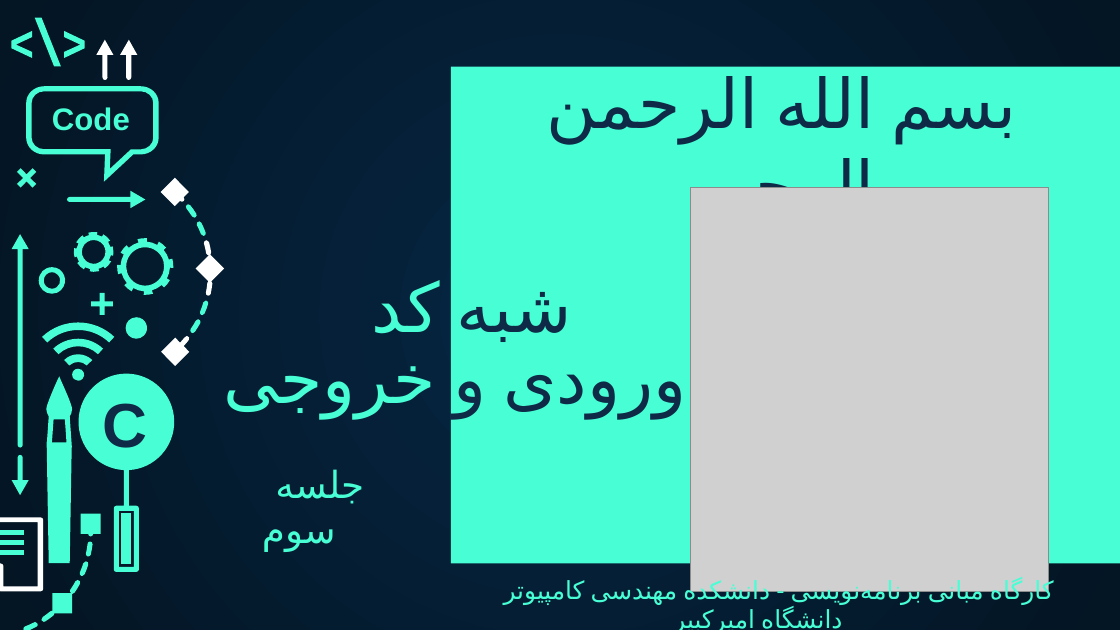
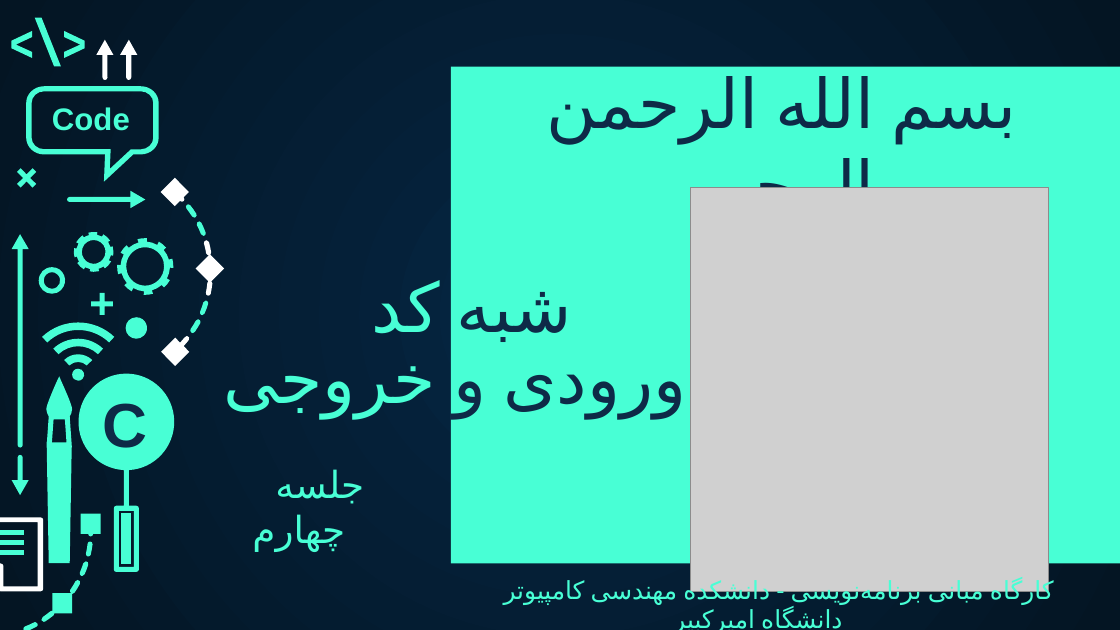
Before and after one commit to aut-ce/CE102-C-Lab, a slide deck: slide 1 of Lab/4-pseudocode_input_output/C-Lab_pseudocode_IO.pptx. Drawn at 1120x630 pixels with LibreOffice and Linux fonts; fonts in the diff are those of the drawing; grey boxes stand for pictures. Boxes give left, top, right and bottom in pixels: in the first picture for what was removed or moved away, otherwise in the second. Text is boxed around its words. In the diff, an @@ line names an element or a change of style, - is before the commit and + after.

```diff
--- a/Lab/4-pseudocode_input_output/C-Lab_pseudocode_IO.pptx
+++ b/Lab/4-pseudocode_input_output/C-Lab_pseudocode_IO.pptx
@@ text at [252, 469, 364, 551]: text changed @@
-جلسه سوم
+جلسه چهارم
```
Also in this commit, not shown: 17 other slides changed, 1 other file.
